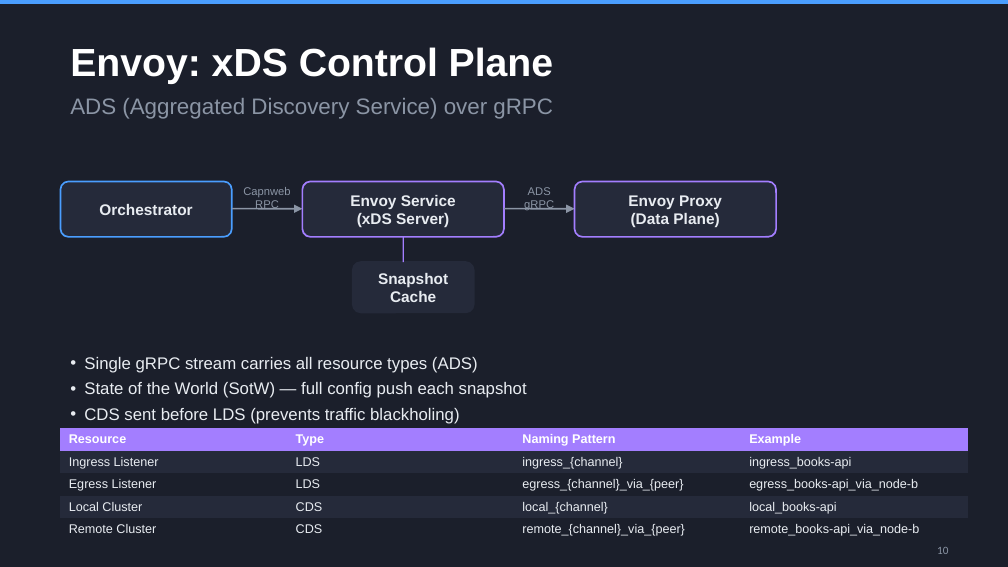
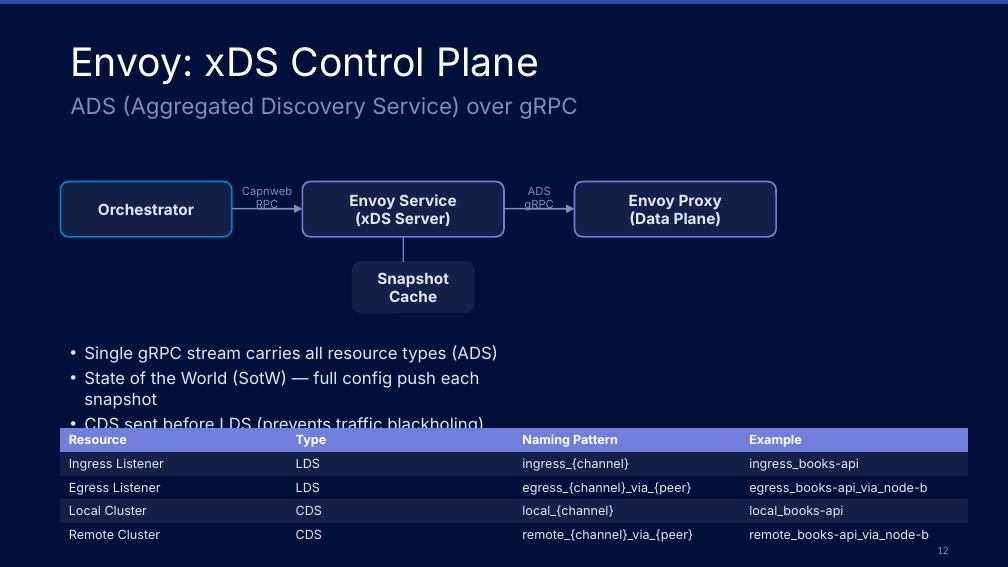
Before and after one commit to orbisoperations/catalyst-router, a slide deck: slide 12 of docker-compose/catalyst-router-deck.pptx (slide 10 before the commit). Drawn at 1008x567 pixels with LibreOffice and Linux fonts; fonts in the diff are those of the drawing. Boxes give left, top, right and bottom in pixels: in the first picture for what was removed or moved away, otherwise in the second. Text is boxed around its words. In the diff, an @@ line names an element or a change of style, - is before the commit and + after.

```diff
--- a/docker-compose/catalyst-router-deck.pptx
+++ b/docker-compose/catalyst-router-deck.pptx
@@ background #1B1F2B to #01103B @@
@@ rectangle at (0,0,1008,4): fill #4A9EFF to #2D4BA9 @@
@@ text "Envoy: xDS Control Plane" at (70,47,538,84): font Arial to Inter, bold off @@
@@ rounded rectangle "Orchestrator" at (60,181,232,237): font Arial to Inter, text colour #E8ECF1 to #E0E8F5; fill #252A3A to #152048; outline #4A9EFF 1.2 pt to #0183CA 1.2 pt @@
@@ arrow (232, 209) - (302, 209): stroke #8B95A5 1.2 pt to #7B8FB8 1.2 pt @@
@@ rounded rectangle "Envoy Service" at (302,181,504,237): font Arial to Inter, text colour #E8ECF1 to #E0E8F5; fill #252A3A to #152048; outline #A37EFF 1.2 pt to #707FDC 1.2 pt @@
@@ font Arial to Inter, text colour #8B95A5 to #7B8FB8 in 3 elements at (70,96,578,119), (242,187,292,210), (524,187,553,210) @@
@@ arrow (504, 209) - (575, 209): stroke #8B95A5 1.2 pt to #7B8FB8 1.2 pt @@
@@ rounded rectangle "Envoy Proxy" at (575,181,776,237): font Arial to Inter, text colour #E8ECF1 to #E0E8F5; fill #252A3A to #152048; outline #A37EFF 1.2 pt to #707FDC 1.2 pt @@
@@ line (403, 237) - (403, 262): stroke #A37EFF 1 pt to #707FDC 1 pt @@
@@ rounded rectangle "Snapshot" at (353,262,474,312): font Arial to Inter, text colour #E8ECF1 to #E0E8F5; fill #252A3A to #152048; outline #252A3A 1.2 pt to #152048 1.2 pt @@
@@ text "Single gRPC stream carries all ..." at (84,345,498,460): font Arial to Inter, text colour #E8ECF1 to #E0E8F5 @@
@@ table at (60,428,968,546) @@
@@ fill #A37EFF to #707FDC in row 1 @@
@@ fill #252A3A to #152048 in 8 cells @@
@@ fill #1B1F2B to #01103B in 8 cells @@
@@ font Arial to Inter @@
@@ text colour #E8ECF1 to #E0E8F5 in "Ingress Listener", "LDS", "ingress_{channel}", "ingress_books-api" and 12 more places @@
@@ page number at (937,547,948,554): text changed; text colour #8B95A5 to #7B8FB8 @@
-10
+12
```
Also in this commit, not shown: 15 other slides changed, 2 slides added, 1 other file.
